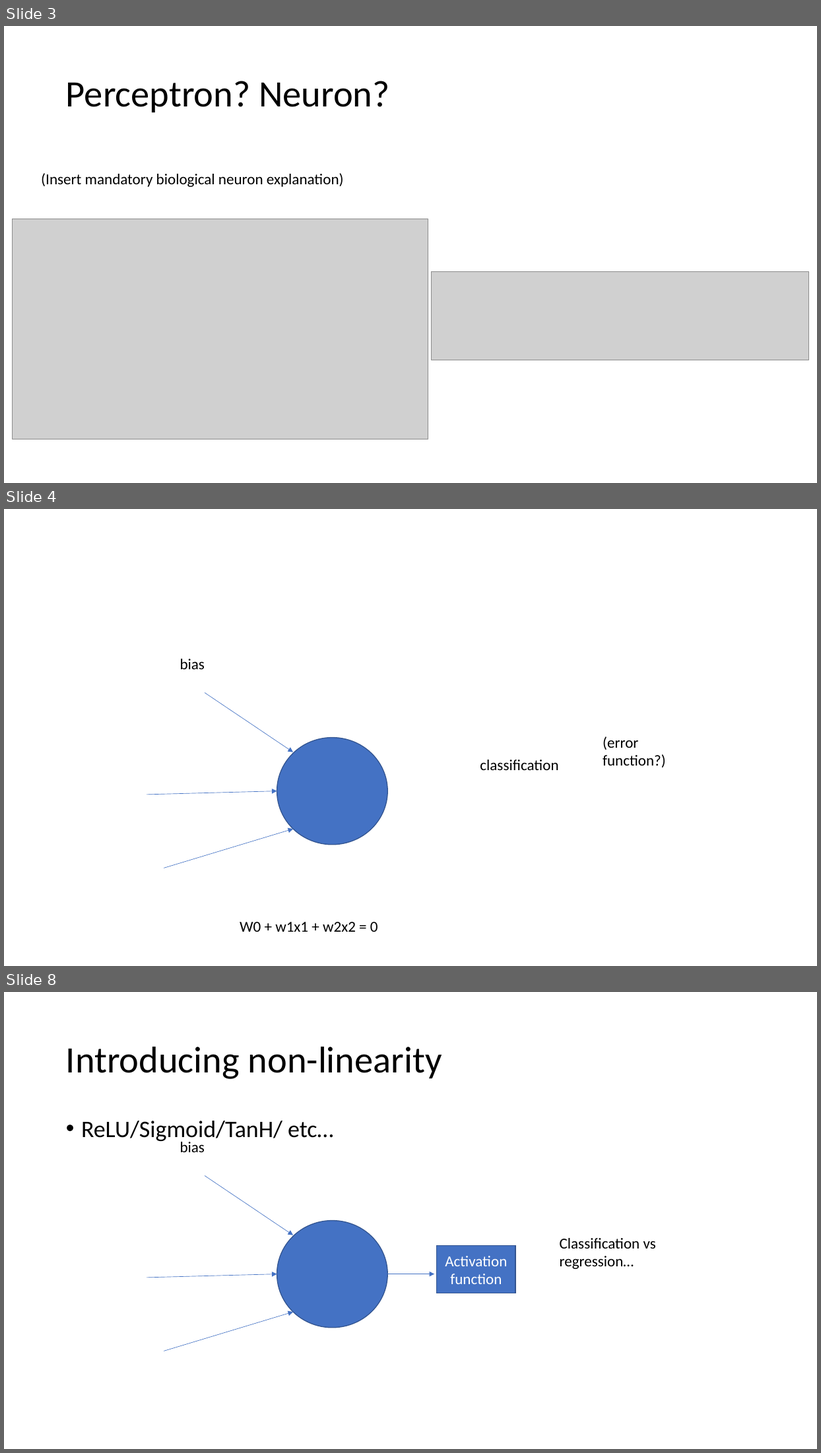
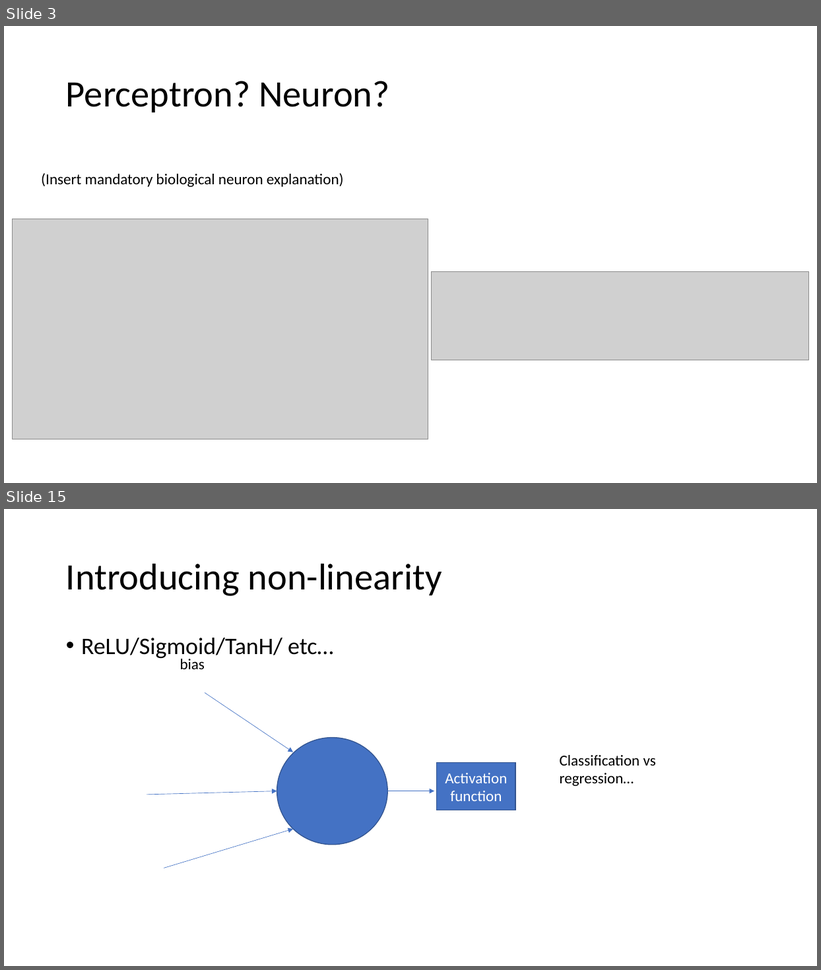
Before and after one commit to Huffwut/Python-meeting, a slide deck: machine learning learnings/perceptron - object detection.pptx. Shown one above the other, each under a label of ours: slides 3, 4 and 8 before the commit, slides 3 and 15 after it; the slides between them are not shown. The pictures are 821x1453 and 821x970 pixels, drawn with LibreOffice and Linux fonts; fonts in the diff are those of the drawing; grey boxes stand for pictures. Boxes give left, top, right and bottom in pixels: in the first picture for what was removed or moved away, otherwise in the second. Text is boxed around its words. In the diff, an @@ line names an element or a change of style, - is before the commit and + after.

```diff
--- a/machine learning learnings/perceptron - object detection.pptx
+++ b/machine learning learnings/perceptron - object detection.pptx
@@ slide 4 removed at box(4, 509, 817, 966), background #FFFFFF @@
@@ text removed at box(180, 659, 205, 669) @@
-bias
@@ arrow removed from (205, 692) to (293, 753) @@
@@ ellipse removed at box(277, 738, 388, 845) @@
@@ text removed at box(603, 737, 666, 768) @@
-(error function?)
@@ text removed at box(480, 760, 558, 770) @@
-classification
@@ arrow removed from (147, 795) to (277, 791) @@
@@ arrow removed from (164, 868) to (293, 829) @@
@@ text removed at box(240, 922, 378, 932) @@
-W0 + w1x1 + w2x2 = 0
@@ what was slide 8 is now slide 15 @@
```
Also in this commit, not shown: 2 slides changed, 10 slides added, 1 other slide removed, 1 other file.
